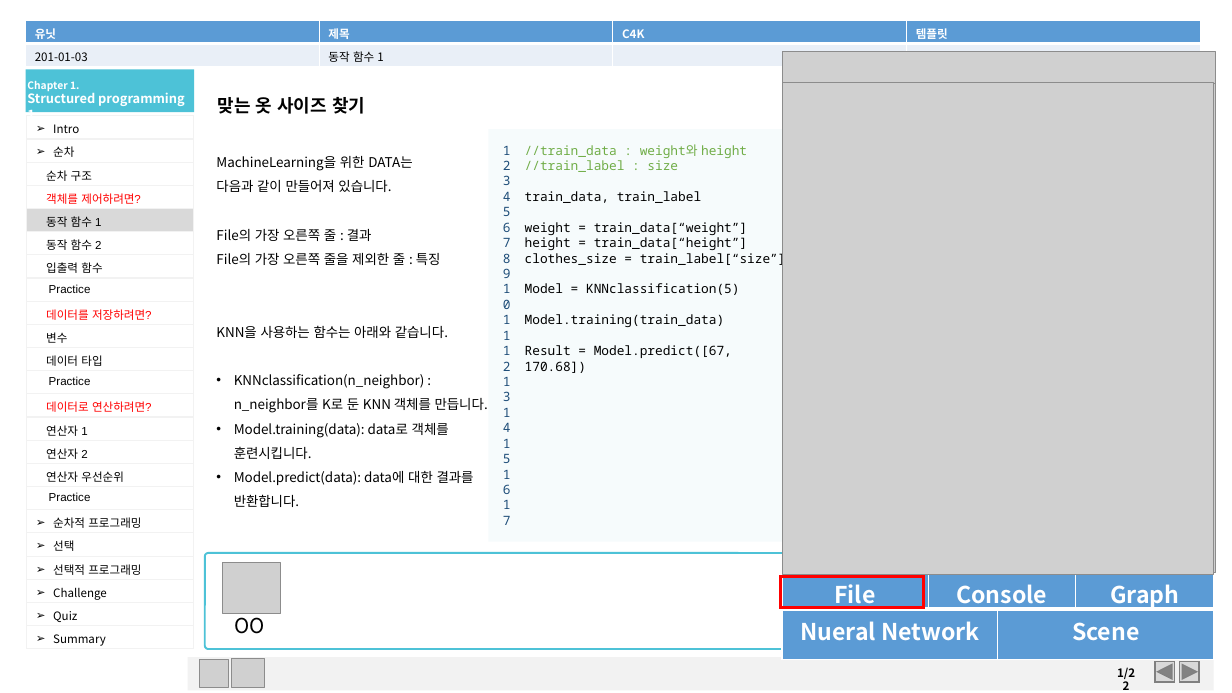
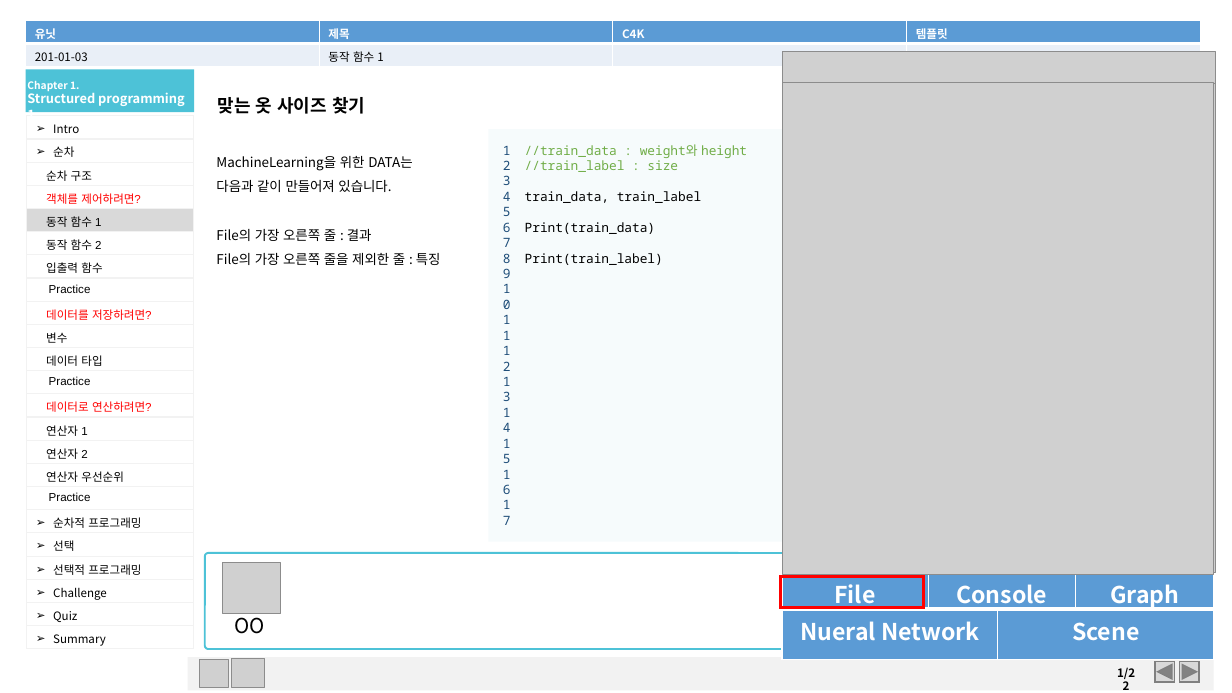
Before and after one commit to Linejin/ai_study, a slide deck: slide 15 of planning/sample1.pptx. Drawn at 1232x693 pixels with LibreOffice and Linux fonts; fonts in the diff are those of the drawing; grey boxes stand for pictures; background and template pictures are left out. Boxes give left, top, right and bottom in pixels: in the first picture for what was removed or moved away, otherwise in the second. Text is boxed around its words. In the diff, an @@ line names an element or a change of style, - is before the commit and + after.

```diff
--- a/planning/sample1.pptx
+++ b/planning/sample1.pptx
@@ text at (525,222,663,265): text changed @@
-weight = train_data[“weight”]
-height = train_data[“height”]
-clothes_size = train_label[“size”]
-Model = KNNclassification(5)
-Model.training(train_data)
-Result = Model.predict([67, 170.68])
+Print(train_data)
+Print(train_label)
@@ text at (216,325,488,507): paragraphs removed @@
-KNN을 사용하는 함수는 아래와 같습니다.
-• KNNclassification(n_neighbor) : n_neighbor를 K로 둔 KNN 객체를 만듭니다.
-• Model.training(data): data로 객체를 훈련시킵니다.
-• Model.predict(data): data에 대한 결과를 반환합니다.
```
Also in this commit, not shown: 3 other slides changed, 11 slides added.
